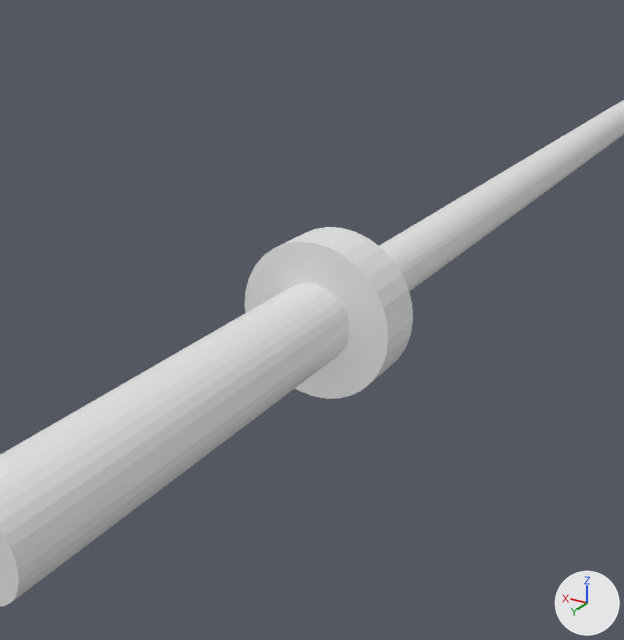
A saved change to the Blender file barbell.blend.
Both versions are drawn from a 50 mm camera at (-1.014, 4.478, 0.854) aimed at (-0.119, 2.986, 0.107). The lights are fixed; the arrows at lower right show +X, +Y and +Z.
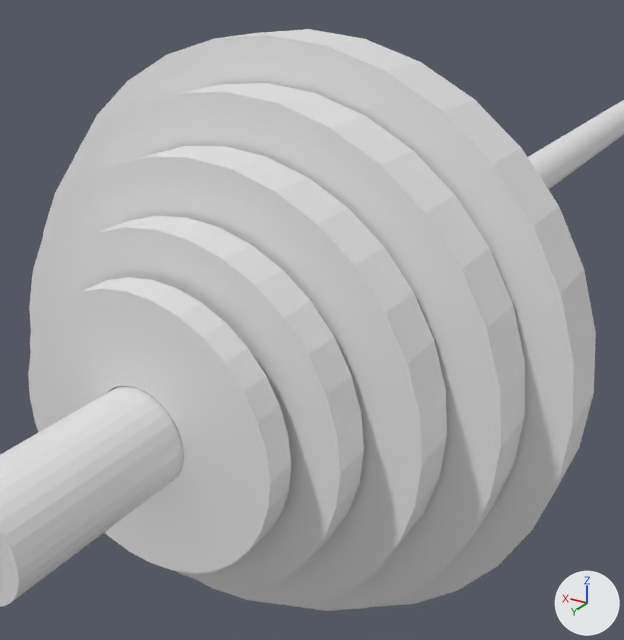
Edits to the scene script, one JSON object a line:
```json
{"op": "add", "block": "me_cylinder_009", "code": ["me_cylinder_009 = bpy.data.meshes.new('Cylinder.009')", "me_cylinder_009.from_pydata(...)  # 128 vertices, 68 faces; spans x -1.0..1.0, y -1.0..1.0, z -1.0..1.0"]}
{"op": "add", "block": "me_cylinder_008", "code": ["me_cylinder_008 = bpy.data.meshes.new('Cylinder.008')", "me_cylinder_008.from_pydata(...)  # 128 vertices, 68 faces; spans x -1.0..1.0, y -1.0..1.0, z -1.0..1.0"]}
{"op": "add", "block": "me_cylinder_007", "code": ["me_cylinder_007 = bpy.data.meshes.new('Cylinder.007')", "me_cylinder_007.from_pydata(...)  # 128 vertices, 68 faces; spans x -1.0..1.0, y -1.0..1.0, z -1.0..1.0"]}
{"op": "add", "block": "me_cylinder_006", "code": ["me_cylinder_006 = bpy.data.meshes.new('Cylinder.006')", "me_cylinder_006.from_pydata(...)  # 128 vertices, 68 faces; spans x -1.0..1.0, y -1.0..1.0, z -1.0..1.0"]}
{"op": "add", "block": "me_cylinder_001", "code": ["me_cylinder_001 = bpy.data.meshes.new('Cylinder.001')", "me_cylinder_001.from_pydata(...)  # 128 vertices, 68 faces; spans x -1.0..1.0, y -1.0..1.0, z -1.0..1.0"]}
{"op": "add", "block": "ob_cylinder_005", "code": ["ob_cylinder_005 = bpy.data.objects.new('Cylinder.005', me_cylinder_009)", "ob_cylinder_005.location = (0.0, 3.389, 0.0)", "ob_cylinder_005.rotation_euler = (-1.571, -1.571, 0.0)  # degrees (-90, -90, 0)", "ob_cylinder_005.scale = (0.297, 0.297, 0.0344)"]}
{"op": "add", "block": "ob_cylinder_004", "code": ["ob_cylinder_004 = bpy.data.objects.new('Cylinder.004', me_cylinder_008)", "ob_cylinder_004.location = (0.0, 3.291, 0.0)", "ob_cylinder_004.rotation_euler = (-1.571, -1.571, 0.0)  # degrees (-90, -90, 0)", "ob_cylinder_004.scale = (0.387, 0.387, 0.0448)"]}
{"op": "add", "block": "ob_cylinder_003", "code": ["ob_cylinder_003 = bpy.data.objects.new('Cylinder.003', me_cylinder_007)", "ob_cylinder_003.location = (0.0, 3.176, 0.0)", "ob_cylinder_003.rotation_euler = (-1.571, -1.571, 0.0)  # degrees (-90, -90, 0)", "ob_cylinder_003.scale = (0.499, 0.499, 0.0578)"]}
{"op": "add", "block": "ob_cylinder_002", "code": ["ob_cylinder_002 = bpy.data.objects.new('Cylinder.002', me_cylinder_006)", "ob_cylinder_002.location = (0.0, 3.038, 0.0)", "ob_cylinder_002.rotation_euler = (-1.571, -1.571, 0.0)  # degrees (-90, -90, 0)", "ob_cylinder_002.scale = (0.602, 0.602, 0.0697)"]}
{"op": "add", "block": "ob_cylinder_001", "code": ["ob_cylinder_001 = bpy.data.objects.new('Cylinder.001', me_cylinder_001)", "ob_cylinder_001.location = (0.0, 2.88, 0.0)", "ob_cylinder_001.rotation_euler = (-1.571, -1.571, 0.0)  # degrees (-90, -90, 0)", "ob_cylinder_001.scale = (0.694, 0.694, 0.0804)"]}
```

Boxes [x1, y1, x2, y2] around the edits, measured in the pictures (624 x 640 px):
```json
{"object": "Cylinder.002", "change": "added", "after": [43, 83, 525, 611]}
{"object": "Cylinder.001", "change": "added", "after": [75, 29, 596, 607]}
{"object": "Cylinder.003", "change": "added", "after": [29, 146, 447, 605]}
{"object": "Cylinder.005", "change": "added", "after": [28, 277, 291, 573]}
{"object": "Cylinder.004", "change": "added", "after": [30, 215, 364, 587]}
{"object": "Cylinder", "change": "unchanged, covered by the edit", "before": [0, 100, 624, 607], "after": [0, 100, 624, 607]}
```
